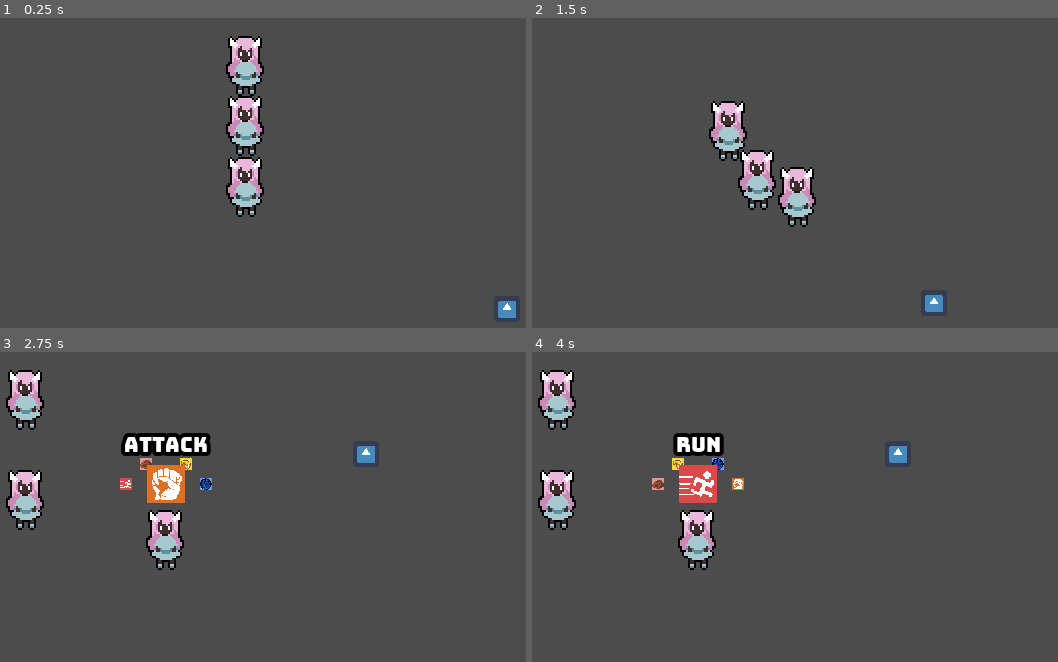
Above: before the commit, frames 1-4 (two rows, left to right).
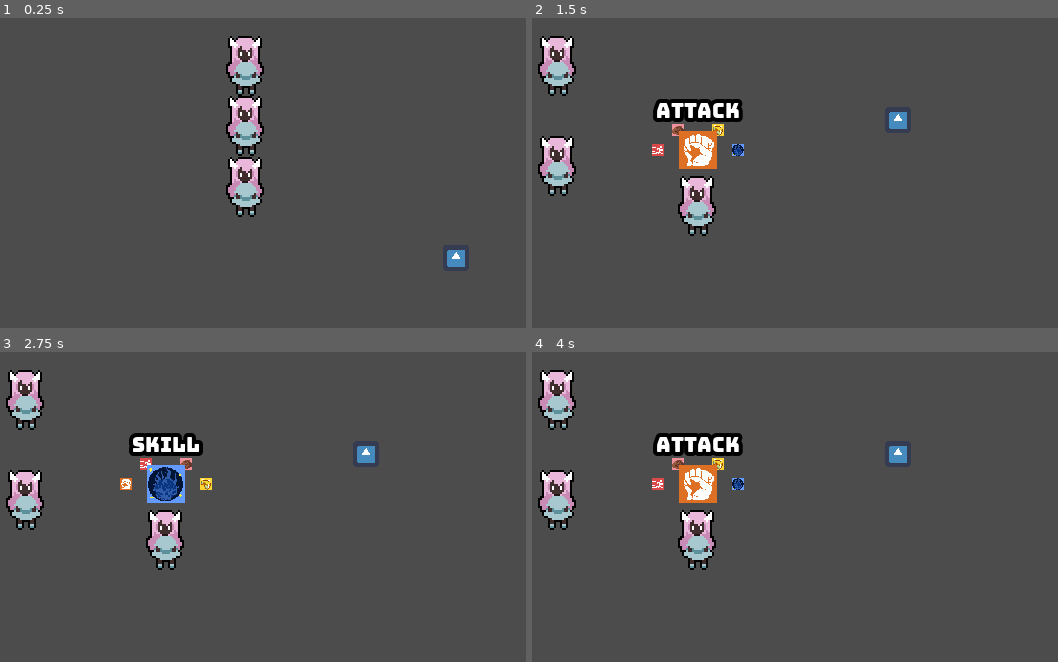
Above: after the commit, the same moments.

Repository: jalvarez2016/Dream-Away
Game: Godot game, scene res://World.tscn
The game is run twice, just before and just after one commit, with the same random seed, the same clock (stepped at 60 frames per second) and the same inputs. The engine's default icon, where the game draws it, is replaced by a stand-in: a white triangle on a blue panel in a dark square.
Inputs:
- Up to frame 1 (0.25 s): no input
- Up to frame 2 (1.5 s): hold Right (ui_right) 0.53-1.28 s; hold Down (ui_down) from 1.28 s (still down)
- Up to frame 3 (2.75 s): release Down (ui_down) at 2.03 s; hold Right (ui_right) from 2.03 s (still down)
- Up to frame 4 (4 s): tap Enter at 2.75 s; release Right (ui_right) at 2.78 s; hold Up (ui_up) 2.78-3.53 s; tap Space at 3.5 s; hold Left (ui_left) from 3.53 s (still down)

The runs differ from the first frame. In frame 1, 0.4% of the frame differs, in the area x 84-99%, y 74-97%; in frame 2, 8.5%, in the area x 1-79%, y 5-95%; in frame 3, 1.9%; in frame 4, 1.9%.

Commit message:
Progress: Finish turn cycling

Diff:
--- a/ActionSelector.gd
+++ b/ActionSelector.gd
@@ -16,6 +16,7 @@
 var relevantStat
 
 func _ready():
+	randomize()
 	actions = get_node("Actions").get_children()
 	current_action = actions.pop_front()
 	enemies = get_tree().get_nodes_in_group("BattleInstance")
@@ -168,7 +169,8 @@
 	enemyAnimationPlayer.play("RESET")
 	var enemyDefense = current_enemy.get_node("Stats").defense
 	var damageDelt = relevantStat - (enemyDefense/ 1.5)
-	current_enemy._take_damage(damageDelt)
+	current_enemy._take_damage(damageDelt + (randi() % 5))
+
 
 #	Place enemy taking damage animation here
 #	Check if enemy dead
--- a/Enemies/BattleEnemy.gd
+++ b/Enemies/BattleEnemy.gd
@@ -1,7 +1,17 @@
 extends KinematicBody2D
 
+onready var turnManager = load("res://Utils/TurnManager.gd").new()
 onready var stats = $Stats
+onready var animationPlayer = $Sprite/AnimationPlayer
 
 func _take_damage(_amount: int):
-	print("taking this amount of damage: ", _amount)
 	stats.hp -= _amount
+
+func _attack_animation():
+	animationPlayer.play("Attacking")
+
+func _end_attack_animation():
+	animationPlayer.play("Return_From_Attacking")
+
+func _change_turn():
+	get_node("../../")._swap_turn()
--- a/Enemies/BattleEnemy.tscn
+++ b/Enemies/BattleEnemy.tscn
@@ -1,7 +1,81 @@
-[gd_scene load_steps=3 format=2]
+[gd_scene load_steps=5 format=2]
 
 [ext_resource path="res://Enemies/Enemy.tscn" type="PackedScene" id=1]
 [ext_resource path="res://Enemies/BattleEnemy.gd" type="Script" id=2]
 
+[sub_resource type="Animation" id=1]
+resource_name = "Attacking"
+tracks/0/type = "method"
+tracks/0/path = NodePath("..")
+tracks/0/interp = 1
+tracks/0/loop_wrap = true
+tracks/0/imported = false
+tracks/0/enabled = true
+tracks/0/keys = {
+"times": PoolRealArray( 1 ),
+"transitions": PoolRealArray( 1 ),
+"values": [ {
+"args": [  ],
+"method": "_end_attack_animation"
+} ]
+}
+tracks/1/type = "value"
+tracks/1/path = NodePath(".:position")
+tracks/1/interp = 1
+tracks/1/loop_wrap = true
+tracks/1/imported = false
+tracks/1/enabled = true
+tracks/1/keys = {
+"times": PoolRealArray( 0, 0.5 ),
+"transitions": PoolRealArray( 1, 1 ),
+"update": 0,
+"values": [ Vector2( 0, 0 ), Vector2( -20, 0 ) ]
+}
+tracks/2/type = "value"
+tracks/2/path = NodePath(".:material:shader_param/flashState")
+tracks/2/interp = 1
+tracks/2/loop_wrap = true
+tracks/2/imported = false
+tracks/2/enabled = true
+tracks/2/keys = {
+"times": PoolRealArray( 0 ),
+"transitions": PoolRealArray( 1 ),
+"update": 0,
+"values": [ 0.0 ]
+}
+
+[sub_resource type="Animation" id=2]
+resource_name = "Return_From_Attacking"
+tracks/0/type = "value"
+tracks/0/path = NodePath(".:position")
+tracks/0/interp = 1
+tracks/0/loop_wrap = true
+tracks/0/imported = false
+tracks/0/enabled = true
+tracks/0/keys = {
+"times": PoolRealArray( 0, 0.2, 0.8 ),
+"transitions": PoolRealArray( 3.86375, 3.86375, 3.86375 ),
+"update": 0,
+"values": [ Vector2( -20, 0 ), Vector2( -18, 0 ), Vector2( 0, 0 ) ]
+}
+tracks/1/type = "method"
+tracks/1/path = NodePath("..")
+tracks/1/interp = 1
+tracks/1/loop_wrap = true
+tracks/1/imported = false
+tracks/1/enabled = true
+tracks/1/keys = {
+"times": PoolRealArray( 1 ),
+"transitions": PoolRealArray( 1 ),
+"values": [ {
+"args": [  ],
+"method": "_change_turn"
+} ]
+}
+
 [node name="BattleEnemy" groups=["BattleInstance"] instance=ExtResource( 1 )]
 script = ExtResource( 2 )
+
+[node name="AnimationPlayer" parent="Sprite" index="0"]
+anims/Attacking = SubResource( 1 )
+anims/Return_From_Attacking = SubResource( 2 )
--- a/Enemies/Enemy.tscn
+++ b/Enemies/Enemy.tscn
@@ -36,6 +36,18 @@
 "transitions": PoolRealArray( 1 ),
 "update": 0,
 "values": [ 0.0 ]
+}
+tracks/1/type = "value"
+tracks/1/path = NodePath(".:position")
+tracks/1/interp = 1
+tracks/1/loop_wrap = true
+tracks/1/imported = false
+tracks/1/enabled = true
+tracks/1/keys = {
+"times": PoolRealArray( 0 ),
+"transitions": PoolRealArray( 1 ),
+"update": 0,
+"values": [ Vector2( 0, 0 ) ]
 }
 
 [sub_resource type="Animation" id=7]
--- a/Players/Player.gd
+++ b/Players/Player.gd
@@ -71,4 +71,6 @@
 	for ally in allies:
 		if ally.get_name() != "Player":
 			var direction = (position - ally.position).normalized()
-			direction = ally.move_and_slide(direction * ALLY_WALK_SPEED)
+			var distance = position - ally.position
+			if (distance.x > 20 || distance.y > 20) || (distance.x < -20 || distance.y < -20):
+				direction = ally.move_and_slide(direction * ALLY_WALK_SPEED)
--- a/Utils/BattleScript.gd
+++ b/Utils/BattleScript.gd
@@ -6,6 +6,7 @@
 var everyone = []
 var turn_queue = []
 var currentTurn
+var restPosition
 onready var pContainer = $PlayerContainer
 onready var eContainer = $EnemiesContainer
 
@@ -16,6 +17,7 @@
 		return false
 
 func _ready():
+	randomize()
 	var players = level_parameters.players
 	var enemies = level_parameters.enemies
 	var counter = 0
@@ -33,6 +35,7 @@
 
 	turnManager.connect("ally_turn_started", self, "_on_ally_turn_end")
 	turnManager.connect("enemy_turn_started", self, "_on_enemy_turn_end")
+	currentTurn = turn_queue.pop_front()
 	_start_turn_sequence()
 
 func _create_player(nodeData, index):
@@ -40,7 +43,6 @@
 	var stats = battlePlayer.get_node("Stats")
 	var sprite = battlePlayer.get_node("Sprite")
 	var newSprite = load(nodeData.sprite)
-
 #	Set individual player stats
 	battlePlayer.set_name(nodeData.name)
 	stats.hp = nodeData.battleInfo.hp
@@ -85,20 +87,62 @@
 
 func _start_turn_sequence():
 	var action_selector = load("res://Utils/Action_Selector.tscn").instance()
-	currentTurn = turn_queue.pop_front()
 	if currentTurn.name in playerNames:
 		var currentTurnNode = pContainer.get_node(currentTurn.name)
 		currentTurnNode.add_child(action_selector)
+		restPosition = currentTurnNode.position
 		currentTurnNode.position = Vector2(120, 100)
 
+func _reset_position():
+	if currentTurn.name in playerNames:
+		var currentTurnNode = pContainer.get_node(currentTurn.name)
+		currentTurnNode.position = restPosition
+
 func _on_ally_turn_end():
-	print("enemy turn start")
-	turnManager.turn = turnManager.ENEMY_TURN
+	_reset_position()
+
+	if turn_queue.size() > 0:
+		currentTurn = turn_queue.pop_front()
+		if currentTurn.name in playerNames:
+			_start_turn_sequence()
+		else:
+			_swap_turn()
+	else:
+		_set_turn_order(everyone)
+		currentTurn = turn_queue.pop_front()
+		if currentTurn.name in playerNames:
+			_start_turn_sequence()
+		else:
+			_swap_turn()
 
 func _on_enemy_turn_end():
-	print("ally turn start")
-#	Get all players
-#	Pick one randomly
-#	Do damage
+	var players = get_tree().get_nodes_in_group('Ally')
+	var selectedPlayer = players[randi() % players.size()]
+	var selectedPlayerStats = selectedPlayer.get_node("Stats")
+	var selectedPlayerDef = selectedPlayerStats.defense
+
+	var currentTurnNode = eContainer.get_node(currentTurn.name)
+	var enemyAttackStat = currentTurnNode.get_node("Stats").attack
+	currentTurnNode._attack_animation()
+
+	var calculateDamage
+	if (selectedPlayerDef * .8) > enemyAttackStat:
+		calculateDamage = enemyAttackStat / 2
+	else:
+		calculateDamage = (enemyAttackStat - round(selectedPlayerDef * 0.8)) + (randi() % 5)
+
+	selectedPlayerStats.hp = selectedPlayerStats.hp - calculateDamage
 #	Player takes damage animation here
-#	turnManager.turn = turnManager.ALLY_TURN
+
+func _swap_turn():
+	match turnManager.turn:
+		0:
+			turnManager.turn = turnManager.ENEMY_TURN
+		1:
+			turnManager.turn = turnManager.ALLY_TURN
+
+func _end_battle():
+	var battle_scene = load("res://World.tscn").instance()
+	battle_scene.level_parameters = level_parameters
+	get_node("../").add_child(battle_scene)
+	queue_free()
--- a/World.tscn
+++ b/World.tscn
@@ -321,7 +321,7 @@
 speed = 20
 
 [node name="Enemy" parent="YSort" instance=ExtResource( 5 )]
-position = Vector2( 290.535, 154.57 )
+position = Vector2( 265, 129 )
 
 [editable path="YSort/Player"]
 [editable path="YSort/Lia"]
--- a/WorldManager.gd
+++ b/WorldManager.gd
@@ -15,11 +15,19 @@
 
 func _deconstruct_node(node):
 	var stats = node.get_node("Stats")
+	print(node)
 	var nodeName = node.get_name()
 	var nodeSprite = node.get_node("Sprite").texture.resource_path
 	var nodeData = {
 		"name": nodeName,
 		"sprite": nodeSprite,
-		"battleInfo": stats
+		"battleInfo": {
+			"hp": stats.hp,
+			"attack": stats.attack,
+			"defense": stats.defense,
+			"mp": stats.mp,
+			"agility": stats.agility,
+			"speed": stats.speed
+		}
 	}
 	return nodeData
